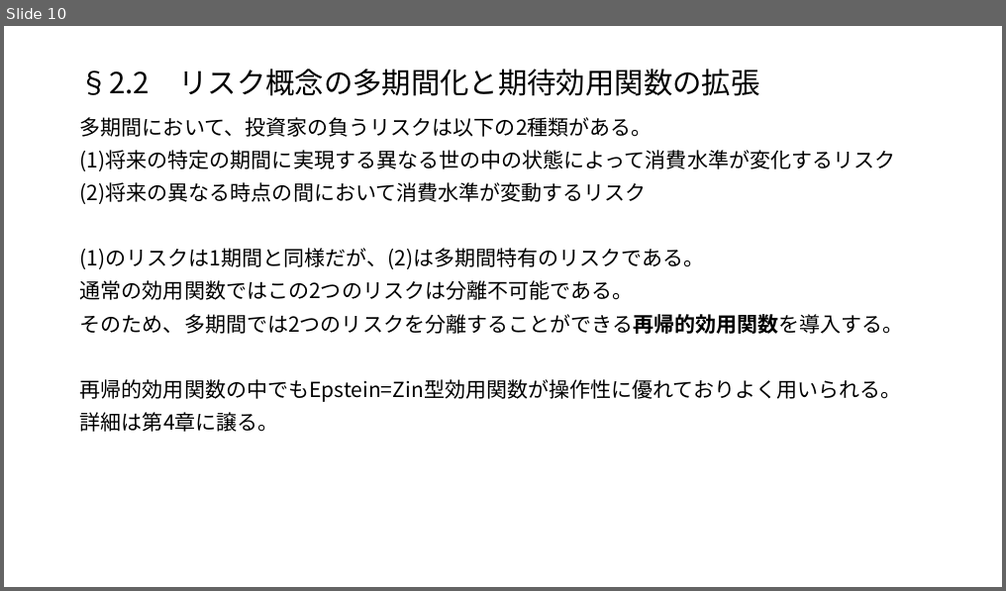
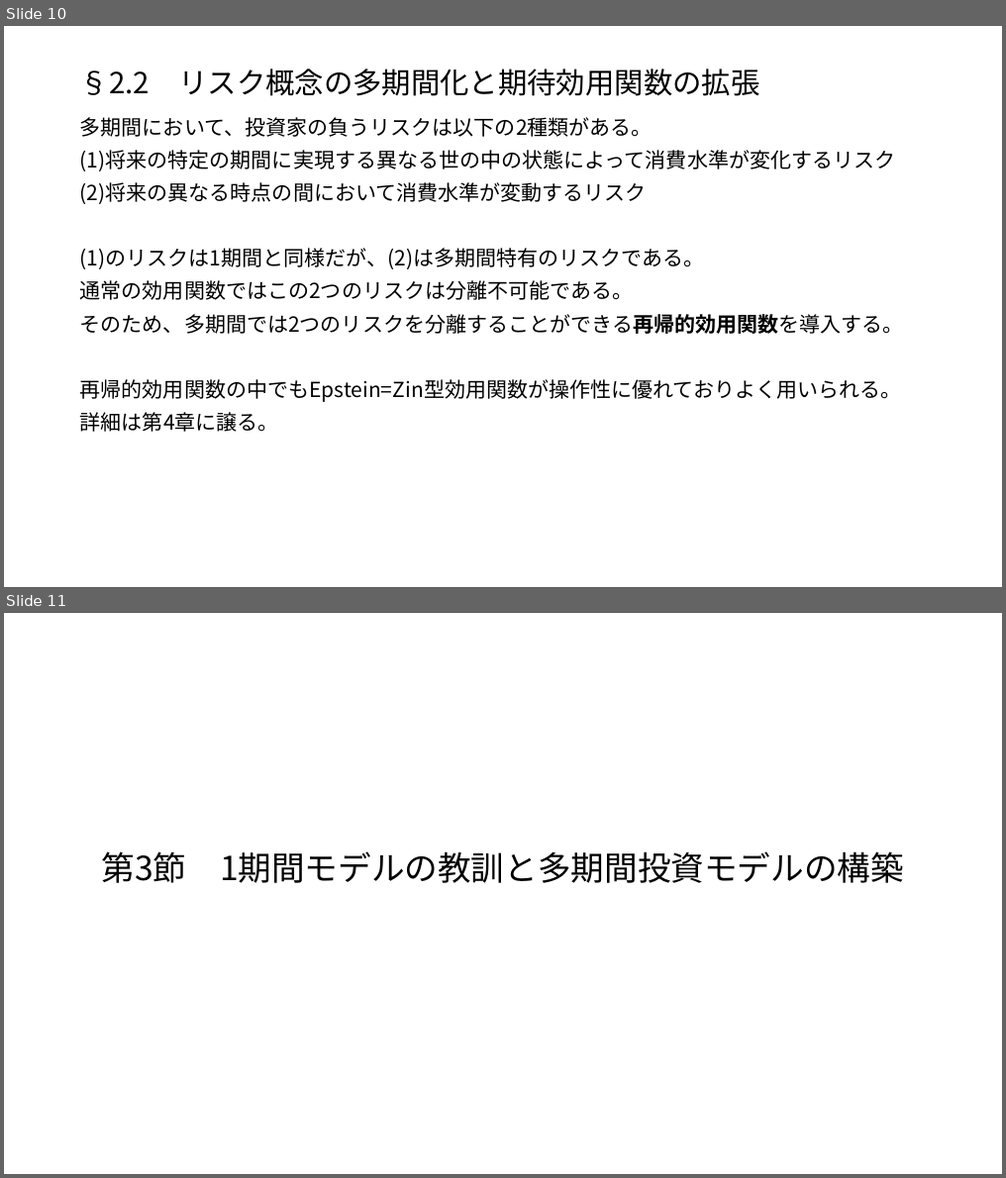
Before and after one commit to macha1811/Long-term-Investment-Theory-and-Practice, a slide deck: 第2章.pptx. Shown one above the other, each under a label of ours: slide 10 before the commit, slides 10 and 11 after it. The pictures are 1006x591 and 1006x1178 pixels, drawn with LibreOffice and Linux fonts; fonts in the diff are those of the drawing. Boxes give left, top, right and bottom in pixels: in the first picture for what was removed or moved away, otherwise in the second. Text is boxed around its words. In the diff, an @@ line names an element or a change of style, - is before the commit and + after.

```diff
--- a/第2章.pptx
+++ b/第2章.pptx
@@ slide 11 added at [4, 613, 1002, 1174], background #FFFFFF @@
@@ title added at [101, 852, 904, 883], 32 pt, text #000000 @@
+第3節 1期間モデルの教訓と多期間投資モデルの構築
```
Also in this commit, not shown: 9 other slides added.
